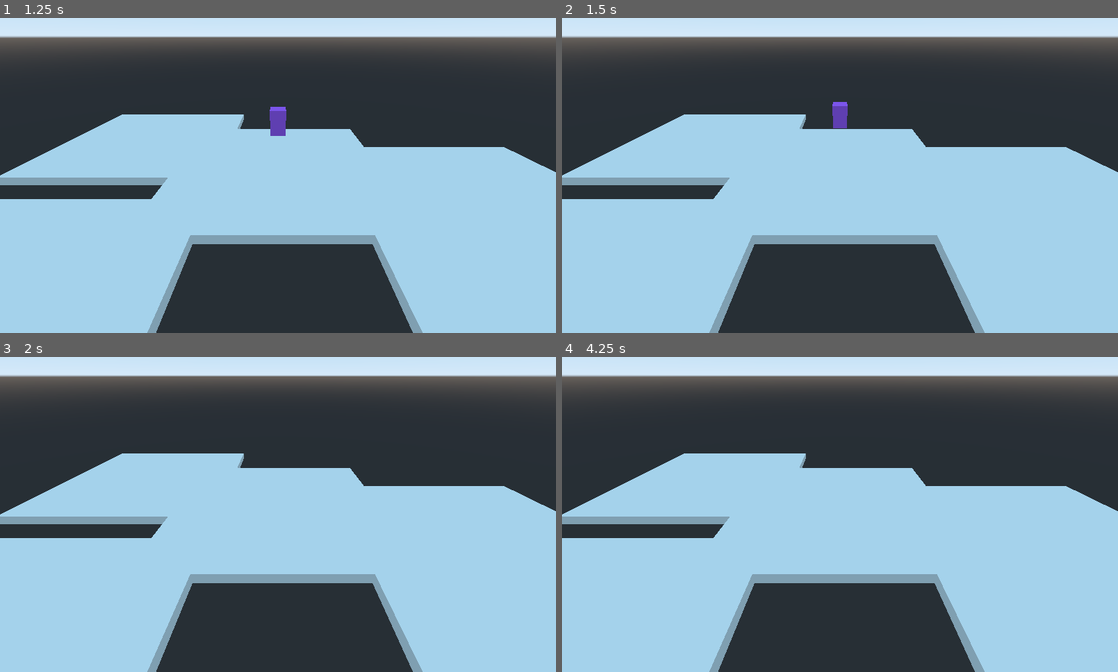
Above: before the commit, frames 1-4 (two rows, left to right).
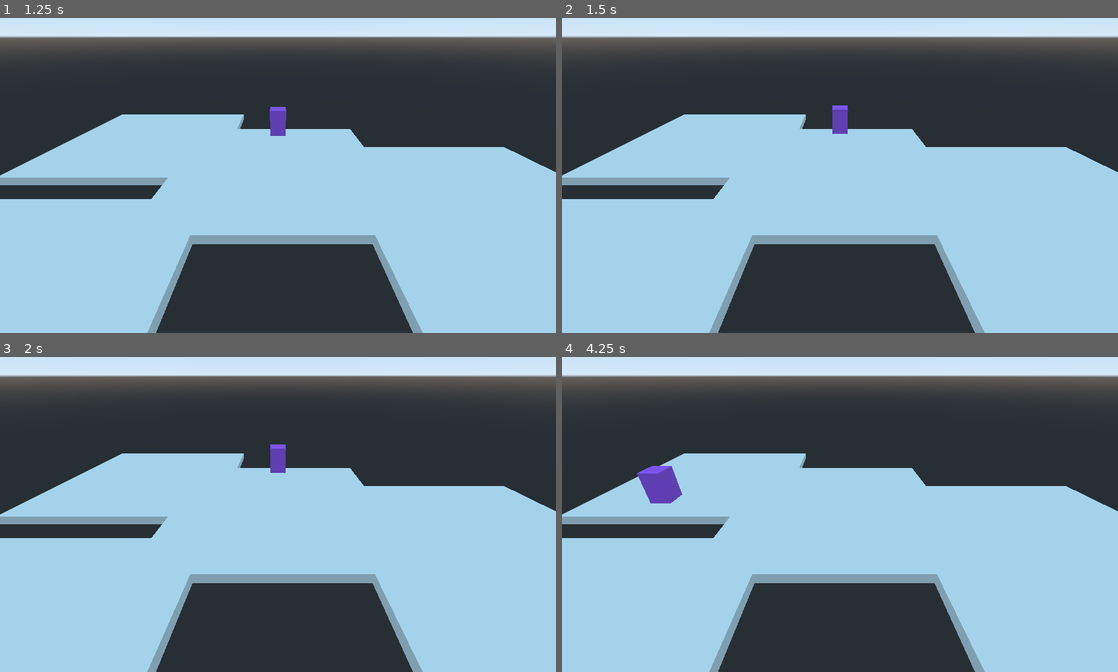
Above: after the commit, the same moments.

Repository: jonjondev/bendt-investigations
Game: Godot game, scene res://main.tscn
Two runs of this game, one before a commit and one after it. Both use one fixed random seed, a clock stepped at 60 frames per second and the inputs below.
Inputs:
- Up to frame 1 (1.25 s): hold Up (ui_up) from 0.53 s (still down)
- Up to frame 2 (1.5 s): keep holding Up (ui_up)
- Up to frame 3 (2 s): keep holding Up (ui_up)
- Up to frame 4 (4.25 s): release Up (ui_up) at 2.03 s; hold Left (ui_left) 2.03-3.53 s; hold Down (ui_down) from 3.53 s (still down)

Frame 1 is identical in both runs. In frame 2, 0.1% of the frame differs, in the area x 48-52%, y 26-37%; in frame 3, 0.2%; in frame 4, 0.7%, in the area x 13-22%, y 34-47%.

Commit message:
Stopped player from being able to move off surfaces

Diff:
--- a/player.gd
+++ b/player.gd
@@ -1,8 +1,11 @@
 extends KinematicBody
 
+onready var ray_cast_group = $RayCasts
+onready var ray_casts = $RayCasts.get_children()
 var move_speed = 0.05
 var gravity = Vector3(0, -10, 0)
 var velocity = Vector3()
+var extent_offset = 0.25
 
 func _physics_process(delta):
 	var move = Vector3.ZERO
@@ -16,7 +19,24 @@
 		move.z = 1
 
 	move = move.normalized() * move_speed
-	translation = translation + move
+	translation = translation + get_valid_move(move)
 
 	velocity += gravity * delta
 	velocity = move_and_slide(velocity)
+
+func get_valid_move(move):
+	if is_on_surface(move):
+		return move
+	elif is_on_surface(Vector3(move.x, 0, 0)):
+		return Vector3(move.x, 0, 0)
+	elif is_on_surface(Vector3(0, 0, move.z)):
+		return Vector3(0, 0, move.z)
+	return Vector3.ZERO
+
+func is_on_surface(potential_translation):
+	ray_cast_group.translation = potential_translation
+	for ray in ray_casts:
+		ray.force_raycast_update()
+		if not ray.get_collider():
+			return false
+	return true
